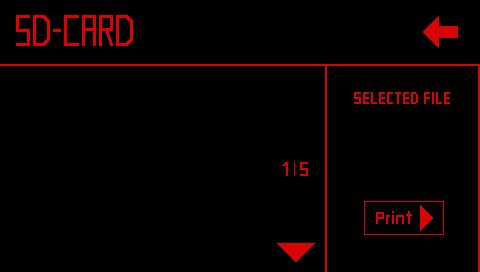
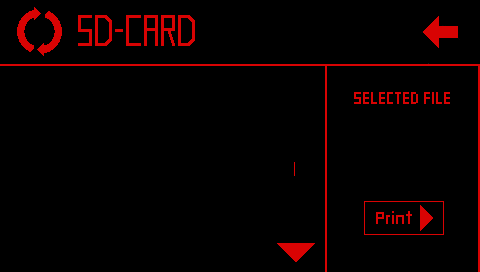
Comparing the layer stacks of the two 480px x 272px images. Changes:
painted on "46_E_PrintFile.bmp" over [16, 7, 308, 176]
